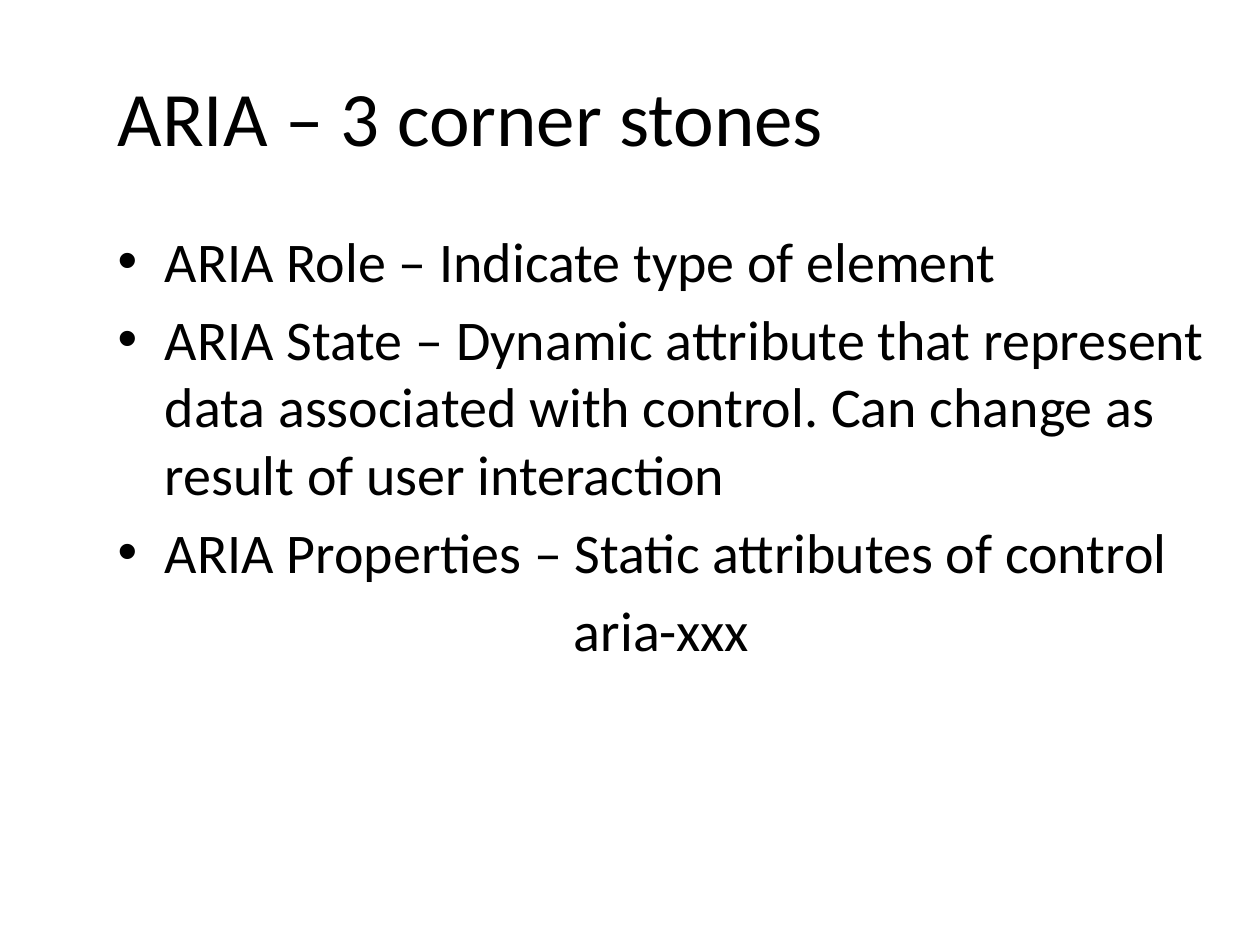
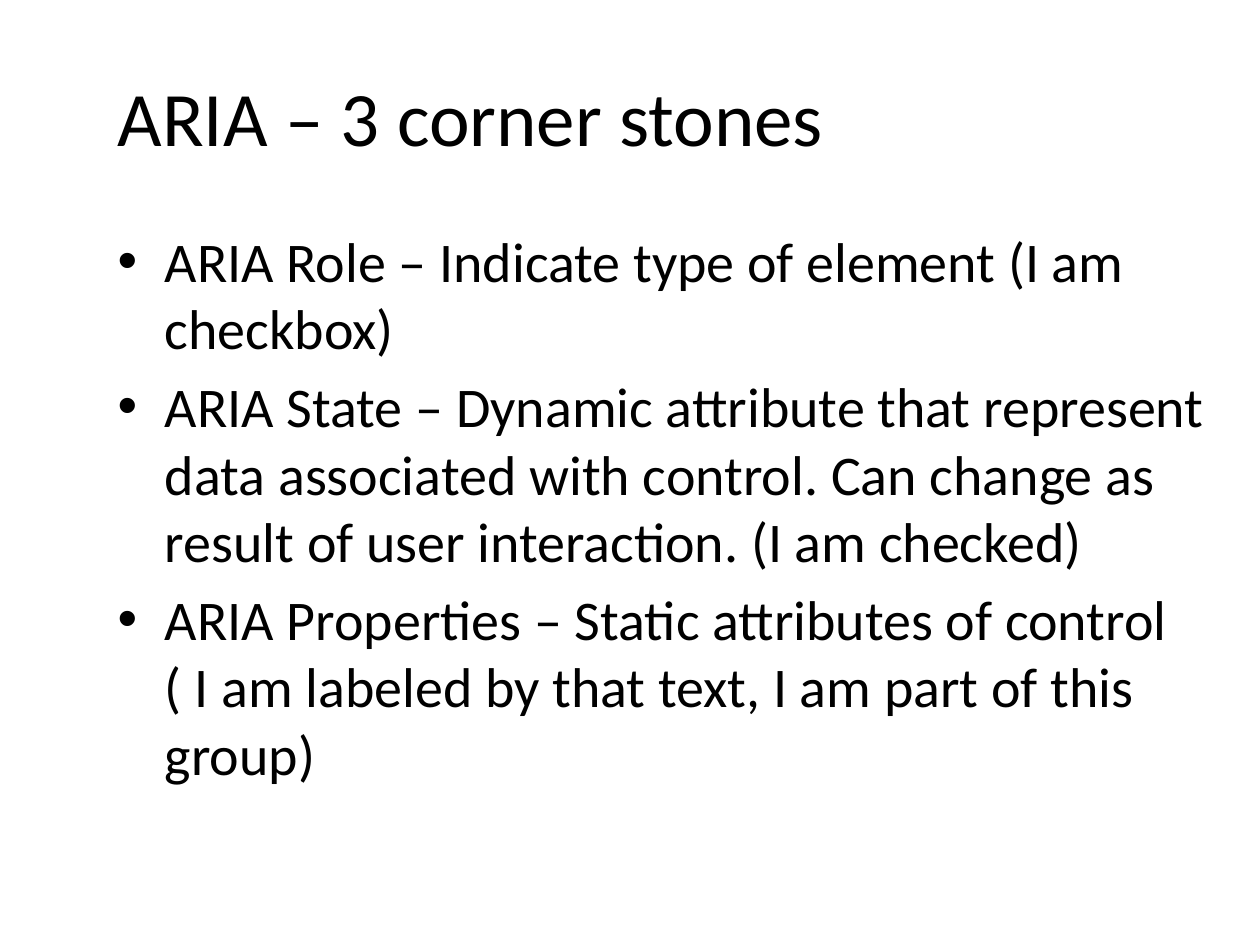
Before and after one commit to punchouty/accessibility, a slide deck: slide 10 of ppt/aria.pptx. Drawn at 1260x945 pixels with LibreOffice and Linux fonts; fonts in the diff are those of the drawing; background and template pictures are left out. Boxes give left, top, right and bottom in pixels: in the first picture for what was removed or moved away, otherwise in the second. Text is boxed around its words. In the diff, an @@ line names an element or a change of style, - is before the commit and + after.

```diff
--- a/ppt/aria.pptx
+++ b/ppt/aria.pptx
@@ text at [165, 241, 1203, 785]: text changed @@
-• ARIA Role – Indicate type of element
-• ARIA State – Dynamic attribute that represent data associated with control. Can change as result of user interaction
-• ARIA Properties – Static attributes of control
-aria-xxx
+• ARIA Role – Indicate type of element (I am checkbox)
+• ARIA State – Dynamic attribute that represent data associated with control. Can change as result of user interaction. (I am checked)
+• ARIA Properties – Static attributes of control ( I am labeled by that text, I am part of this group)
```
Also in this commit, not shown: 2 other slides changed, 20 other files.
